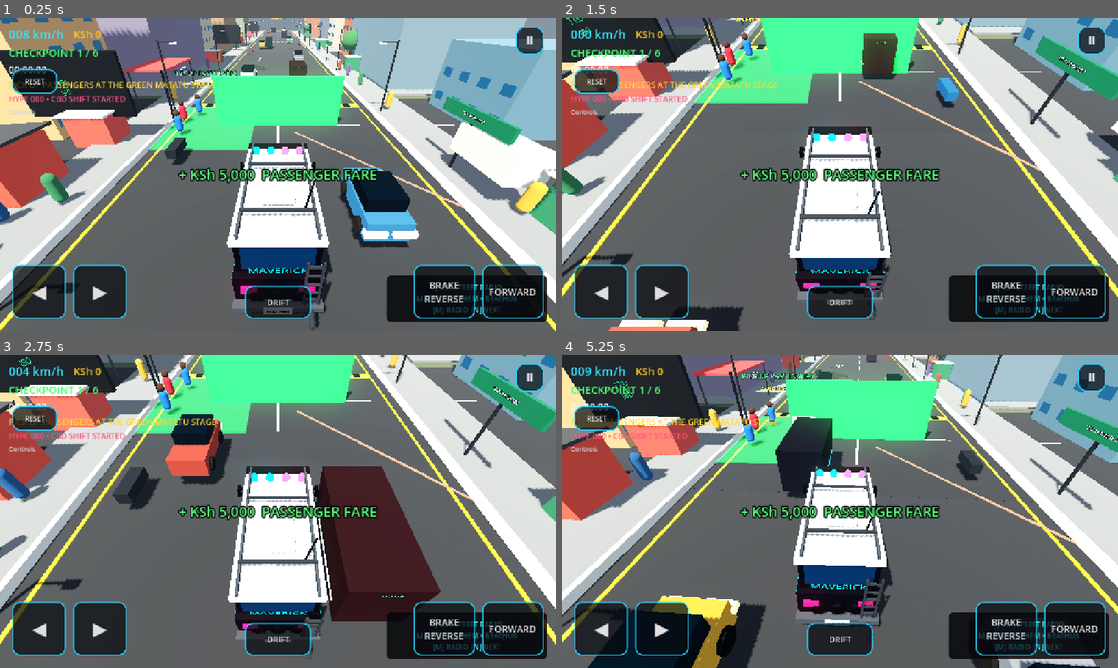
Above: before the commit, frames 1-4 (two rows, left to right).
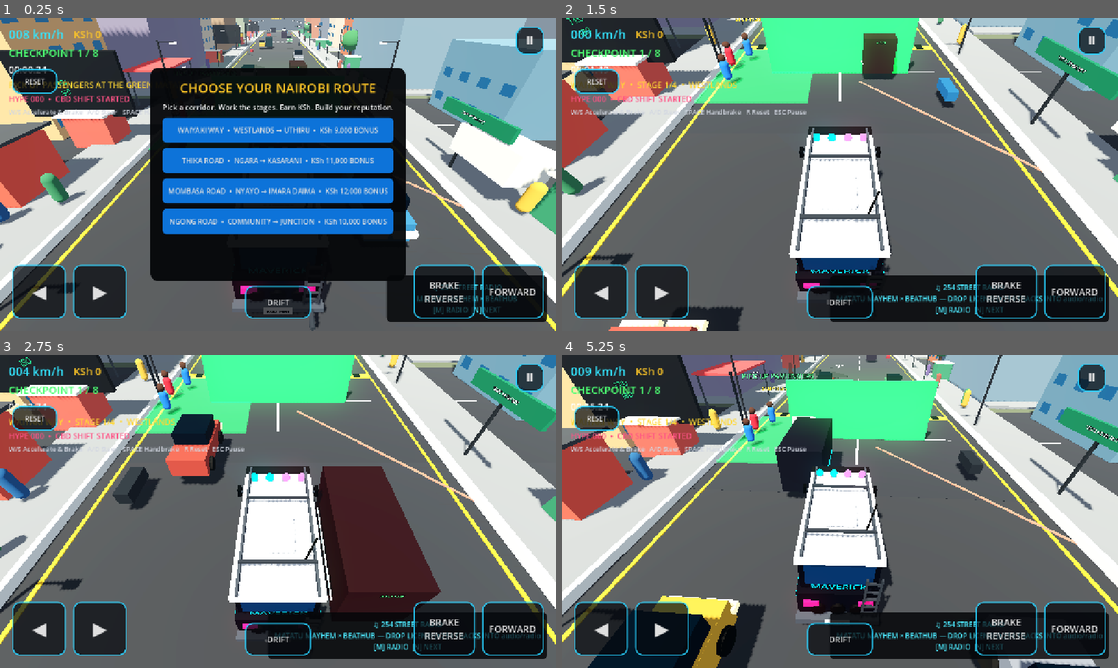
Above: after the commit, the same moments.

Repository: beathubonline-arch/Matatu-Mayhem
Game: Godot game, scene res://scenes/main/Main.tscn
Two runs of this game, one before a commit and one after it. Both use one fixed random seed, a clock stepped at 60 frames per second and the inputs below.
Inputs (mouse positions are in pixels of both pictures, inside the frame that each line leads up to):
- Up to frame 1 (0.25 s): no input
- Up to frame 2 (1.5 s): click (840, 130) at 0.5 s, where only the run after the commit has a clickable "WAIYAKI WAY • WESTLANDS → UTH…"; tap Enter at 1.25 s; move the mouse to (962, 158) at 1.27 s; hold D (steer_right) from 1.28 s (still down); hold N (radio_next) from 1.28 s (still down); click (962, 158) at 1.42 s
- Up to frame 3 (2.75 s): move the mouse to (166, 527) at 2.02 s; release D (steer_right) at 2.03 s; release N (radio_next) at 2.03 s; hold S (brake) from 2.03 s (still down); tap M (radio_toggle) at 2.1 s
- Up to frame 4 (5.25 s): move the mouse to (895, 442) at 2.77 s; release S (brake) at 2.78 s; hold D (steer_right) 2.78-3.53 s; tap L at 2.85, 5.1 s; move the mouse to (812, 574) at 3.52 s; hold W (accelerate) 3.53-4.28 s; tap N (radio_next) at 3.6 s; click (812, 574) at 3.67 s; move the mouse to (1006, 558) at 4.27 s; hold M (radio_toggle) 4.28-5.03 s; hold A (steer_left) from 4.28 s (still down); move the mouse to (673, 464) at 5.02 s

The runs differ from the first frame. In frame 1, 31% of the frame differs, in the area x 1-73%, y 10-84%; in frame 2, 5.0%; in frame 3, 5.0%; in frame 4, 5.1%.
Error before the commit: Invalid access to property or key 'pressed' on a base object of type 'null instance'. (res://scripts/ui/HUD.gd:35)

Commit message:
Build Nairobi route selection screen

Diff:
--- a/scenes/ui/HUD.tscn
+++ b/scenes/ui/HUD.tscn
@@ -169,3 +169,58 @@
 text = "♫ 254 STREET RADIO\nMATATU MAYHEM × BEATHUB\n[M] RADIO  [N] NEXT"
 horizontal_alignment = 1
 vertical_alignment = 1
+
+[node name="RouteSelectPanel" type="PanelContainer" parent="."]
+anchors_preset = 8
+anchor_left = 0.5
+anchor_top = 0.5
+anchor_right = 0.5
+anchor_bottom = 0.5
+offset_left = -280.0
+offset_top = -245.0
+offset_right = 280.0
+offset_bottom = 245.0
+grow_horizontal = 2
+grow_vertical = 2
+theme_override_styles/panel = SubResource("FinishStyle")
+
+[node name="VBox" type="VBoxContainer" parent="RouteSelectPanel"]
+layout_mode = 2
+theme_override_constants/separation = 12
+
+[node name="Title" type="Label" parent="RouteSelectPanel/VBox"]
+layout_mode = 2
+theme_override_colors/font_color = Color(1, 0.78, 0.15, 1)
+theme_override_font_sizes/font_size = 30
+text = "CHOOSE YOUR NAIROBI ROUTE"
+horizontal_alignment = 1
+
+[node name="Subtitle" type="Label" parent="RouteSelectPanel/VBox"]
+layout_mode = 2
+theme_override_font_sizes/font_size = 17
+text = "Pick a corridor. Work the stages. Earn KSh. Build your reputation."
+horizontal_alignment = 1
+
+[node name="Waiyaki" type="Button" parent="RouteSelectPanel/VBox"]
+custom_minimum_size = Vector2(0, 58)
+layout_mode = 2
+theme_override_styles/normal = SubResource("ButtonStyle")
+text = "WAIYAKI WAY  •  WESTLANDS → UTHIRU  •  KSh 9,000 BONUS"
+
+[node name="Thika" type="Button" parent="RouteSelectPanel/VBox"]
+custom_minimum_size = Vector2(0, 58)
+layout_mode = 2
+theme_override_styles/normal = SubResource("ButtonStyle")
+text = "THIKA ROAD  •  NGARA → KASARANI  •  KSh 11,000 BONUS"
+
+[node name="Mombasa" type="Button" parent="RouteSelectPanel/VBox"]
+custom_minimum_size = Vector2(0, 58)
+layout_mode = 2
+theme_override_styles/normal = SubResource("ButtonStyle")
+text = "MOMBASA ROAD  •  NYAYO → IMARA DAIMA  •  KSh 12,000 BONUS"
+
+[node name="Ngong" type="Button" parent="RouteSelectPanel/VBox"]
+custom_minimum_size = Vector2(0, 58)
+layout_mode = 2
+theme_override_styles/normal = SubResource("ButtonStyle")
+text = "NGONG ROAD  •  COMMUNITY → JUNCTION  •  KSh 10,000 BONUS"
